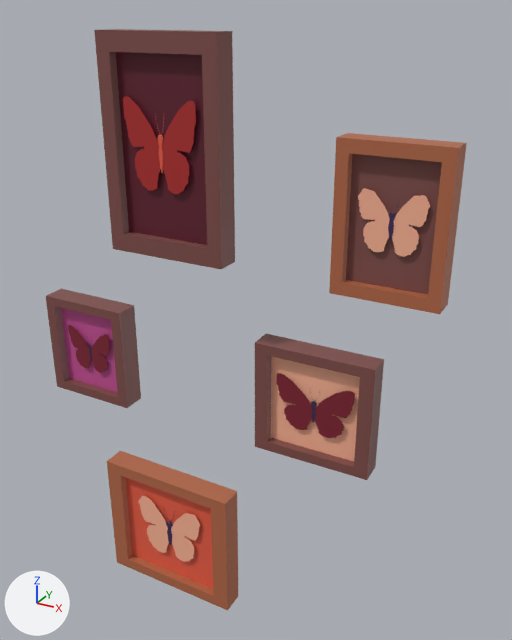
An edit to the FBX model Assets/Cenário/Casas/Casa Bruxa/Casa Bruxa - parte interna/quadros de borboletas 1.fbx, drawn before and after from the same camera.
Before and after are seen from a 50 mm lens placed at (22.01, -2.18, 4.27), pointed at (20.89, -0.15, 3.25). The axes (+X, +Y, +Z) are drawn at lower left. The lights are the same throughout. Where no turn or scale is listed for an object, it has been applied to the vertices.
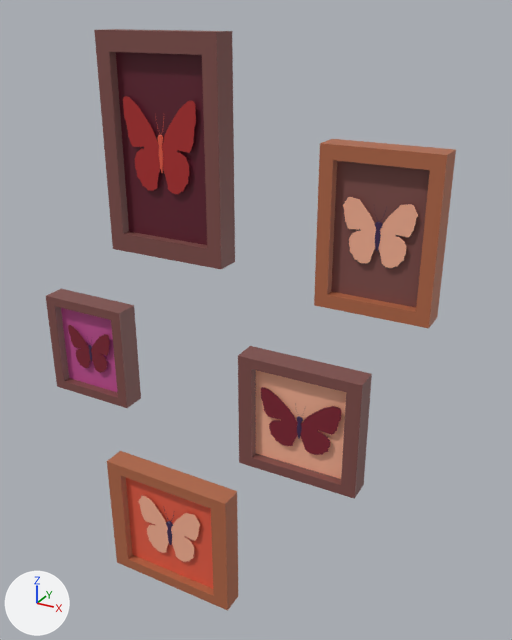
Where the newer file only moved an object's origin or applied its transform, the numbers keep the older frame.

Location of each change, (x1, y1, x2, y2) in pixels of the pictures (512 x 640 px; the box of a moved part takes in the faces that stretch with it):
'Cube.091', reshaped, moved, turned, rescaled
    before: (329, 133, 467, 314)
    after: (314, 139, 456, 328)
'Cube.090', reshaped, moved, turned, rescaled
    before: (255, 334, 384, 480)
    after: (238, 346, 372, 499)
part 1 of me_cube_105, moved or reshaped
    before: (255, 334, 384, 480)
    after: (238, 346, 372, 499)
part 2 of me_cube_105, moved or reshaped
    before: (310, 391, 320, 423)
    after: (295, 404, 303, 439)
part 3 of me_cube_105, moved or reshaped
    before: (276, 373, 312, 430)
    after: (301, 406, 341, 455)
part 4 of me_cube_105, moved or reshaped
    before: (315, 391, 355, 438)
    after: (261, 387, 298, 446)
part 5 of me_cube_106, moved or reshaped
    before: (329, 133, 467, 314)
    after: (314, 139, 456, 328)
part 6 of me_cube_106, moved or reshaped
    before: (388, 199, 400, 240)
    after: (374, 206, 387, 251)
part 7 of me_cube_106, moved or reshaped
    before: (358, 188, 390, 252)
    after: (379, 204, 418, 268)
part 8 of me_cube_106, moved or reshaped
    before: (392, 195, 430, 257)
    after: (343, 197, 376, 263)

The change, as a list of edits to the scene's bpy script:
```text
Change me_cube_105:
    where me_cube_105.from_pydata(...)  # 230 vertices, 124 faces; spans x -100.0..100.0, y -100.0..100.0, z -154.0..46.0
    used by ob_cube_090; location = (21.144, -0.16, 2.992); rotation_euler = (-1.571, 0.0, -3.124), in degrees (-90, 0, -179); scale = (-0.0022, -0.00214, -0.000435)
    remove me_cube_105.materials.append(mat_marrom1)  # brown #804e4a
    remove me_cube_105.materials.append(mat_vermelho4)  # beige #fcb496
    remove me_cube_105.materials.append(mat_roxo2)  # dark purple #402751
    remove me_cube_105.materials.append(mat_vermelho1)  # red #801f30
    me_cube_105 part 1: the loose piece of 16 vertices spanning x -100.0..100.0, y -100.0..100.0, z -154.0..46.0 is scaled about the mesh origin by (0.0022, 0.00214, -0.000435), in mat_material (picture img_octo80_32x_png)
    me_cube_105 part 2: the loose piece of 132 vertices spanning x -7.0..10.0, y -26.0..36.0, z -117.0..-104.0 is scaled about the mesh origin by (0.0022, 0.00214, -0.000433), in mat_material (picture img_octo80_32x_png)
    me_cube_105 part 3: the loose piece of 41 vertices spanning x -65.0..-1.0, y -47.0..50.0, z -112.0..-107.0 is scaled about the mesh origin by (-0.0022, 0.00214, 0), in mat_material (picture img_octo80_32x_png)
    me_cube_105 part 4: the loose piece of 41 vertices spanning x 4.0..69.0, y -47.0..50.0, z -118.0..-113.0 is scaled about the mesh origin by (-0.0022, 0.00214, 0), in mat_material (picture img_octo80_32x_png)
    add me_cube_105.materials.append(mat_material)  # picture img_octo80_32x_png
Change me_cube_106:
    where me_cube_106.from_pydata(...)  # 230 vertices, 124 faces; spans x -100.0..100.0, y -100.0..100.0, z -154.0..46.0
    used by ob_cube_091; location = (21.373, -0.16, 3.684); rotation_euler = (-1.571, 0.0, -3.142), in degrees (-90, 0, -180); scale = (-0.00178, -0.00243, -0.000435)
    remove me_cube_106.materials.append(mat_marrom1)  # brown #804e4a
    remove me_cube_106.materials.append(mat_vermelho4)  # beige #fcb496
    remove me_cube_106.materials.append(mat_roxo2)  # dark purple #402751
    remove me_cube_106.materials.append(mat_marrom3)  # orange #b36847
    me_cube_106 part 5: the loose piece of 16 vertices spanning x -100.0..100.0, y -100.0..100.0, z -154.0..46.0 is scaled about the mesh origin by (0.00178, 0.00243, -0.000435), in mat_material (picture img_octo80_32x_png)
    me_cube_106 part 6: the loose piece of 132 vertices spanning x -9.0..12.0, y -19.0..35.0, z -115.0..-104.0 is scaled about the mesh origin by (0.00178, 0.00243, -0.000435), in mat_material (picture img_octo80_32x_png)
    me_cube_106 part 7: the loose piece of 41 vertices spanning x -61.0..-1.0, y -37.0..41.0, z -111.0 is scaled about the mesh origin by (-0.00178, 0.00243, 0.000597), in mat_material (picture img_octo80_32x_png)
    me_cube_106 part 8: the loose piece of 41 vertices spanning x 3.0..63.0, y -37.0..41.0, z -111.0 is scaled about the mesh origin by (-0.00178, 0.00243, 0.000189), in mat_material (picture img_octo80_32x_png)
    add me_cube_106.materials.append(mat_material)  # picture img_octo80_32x_png
Change ob_cube_090:
    ob_cube_090.scale: (-0.0022, -0.00214, -0.000435) -> (1.0, 1.0, 1.0)
    ob_cube_090.location: (21.144, -0.16, 2.992) -> (21.144, -0.275, 2.992)
    ob_cube_090.rotation_euler: (-1.571, 0.0, -3.124) -> (1.571, 0.0, 0.0)  # degrees (-90, 0, -179) -> degrees (90, 0, 0)
Change ob_cube_091:
    ob_cube_091.scale: (-0.00178, -0.00243, -0.000435) -> (1.0, 1.0, 1.0)
    ob_cube_091.location: (21.373, -0.16, 3.684) -> (21.373, -0.275, 3.684)
    ob_cube_091.rotation_euler: (-1.571, 0.0, -3.142) -> (1.571, 0.0, 0.0)  # degrees (-90, 0, -180) -> degrees (90, 0, 0)
```
